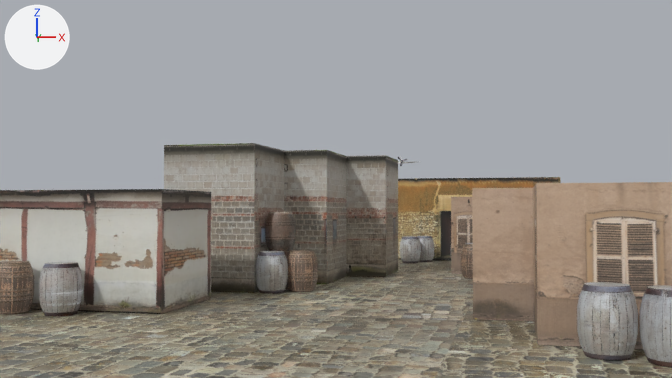
Two versions of the Blender file Section4/SpitFire/SpitFire.blend, one commit apart.
One viewpoint serves both versions: the file's camera 'Camera'. The lights are fixed; the arrows at upper left show +X, +Y and +Z.

Objects in the first picture: 'Barrel.000', 'Barrel.002', 'Barrel.003', 'Barrel.004', 'Barrel.010', 'Barrel.011', 'House.006', 'House.009', 'House.010', 'House.011', 'House.012', 'House.013', 'House.014', 'Plane'.
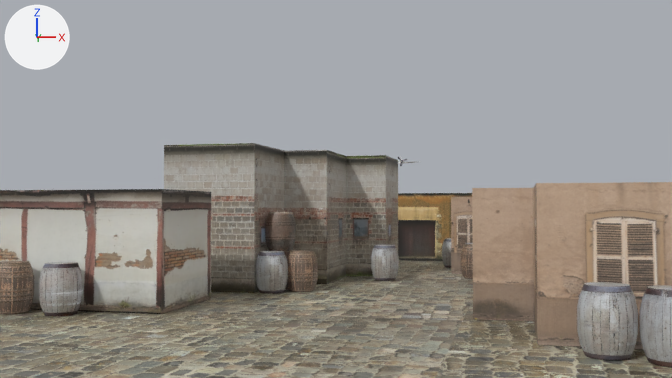
Pixel boxes (x1, y1, x2, y2) of what changed, in the pictures (672 x 378 px):
'House.014', moved, rescaled
    before: (398, 177, 561, 260)
    after: (398, 193, 472, 261)
'Barrel.011', moved
    before: (417, 236, 434, 262)
    after: (371, 245, 399, 281)
'Barrel.010', deleted
    before: (400, 236, 421, 263)
'Barrel.012', moved (not visible before)
    after: (442, 238, 451, 267)

What changed in the scene script:
```text
Remove ob_barrel_010:
    ob_barrel_010 = bpy.data.objects.new('Barrel.010', me_cylinder_011)
    ob_barrel_010.location = (-1.87, 2.98, 0.42)
    ob_barrel_010.rotation_euler = (0.0, 0.0, -0.191)  # degrees (0, 0, -11)
Change ob_barrel_011:
    ob_barrel_011.location: (-1.4, 3.57, 0.42) -> (-2.78, -2.85, 0.42)
Change ob_barrel_012:
    ob_barrel_012.location: (-0.46, 1.29, 0.42) -> (-0.71, 1.29, 0.42)
Change ob_house_014:
    ob_house_014.location: (0.02, 4.82, 1.36) -> (-1.4, 4.82, 1.11)
    ob_house_014.scale: (1.0, 1.0, 1.34) -> (1.0, 1.0, 1.1)
```
